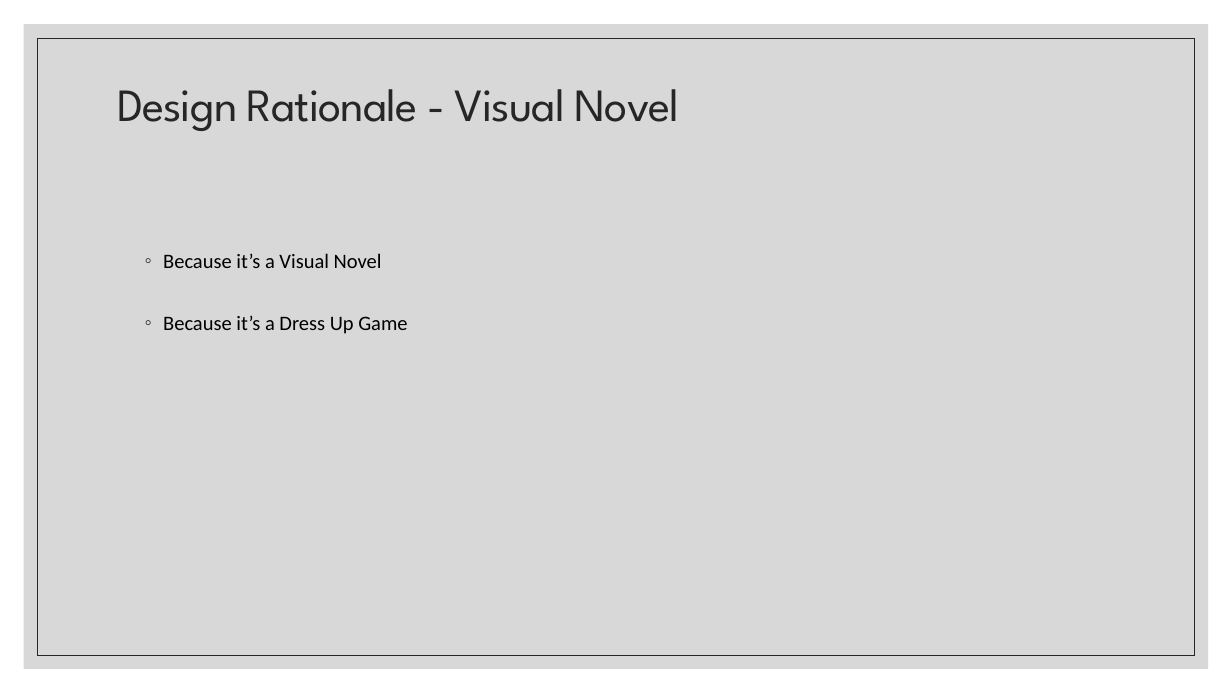
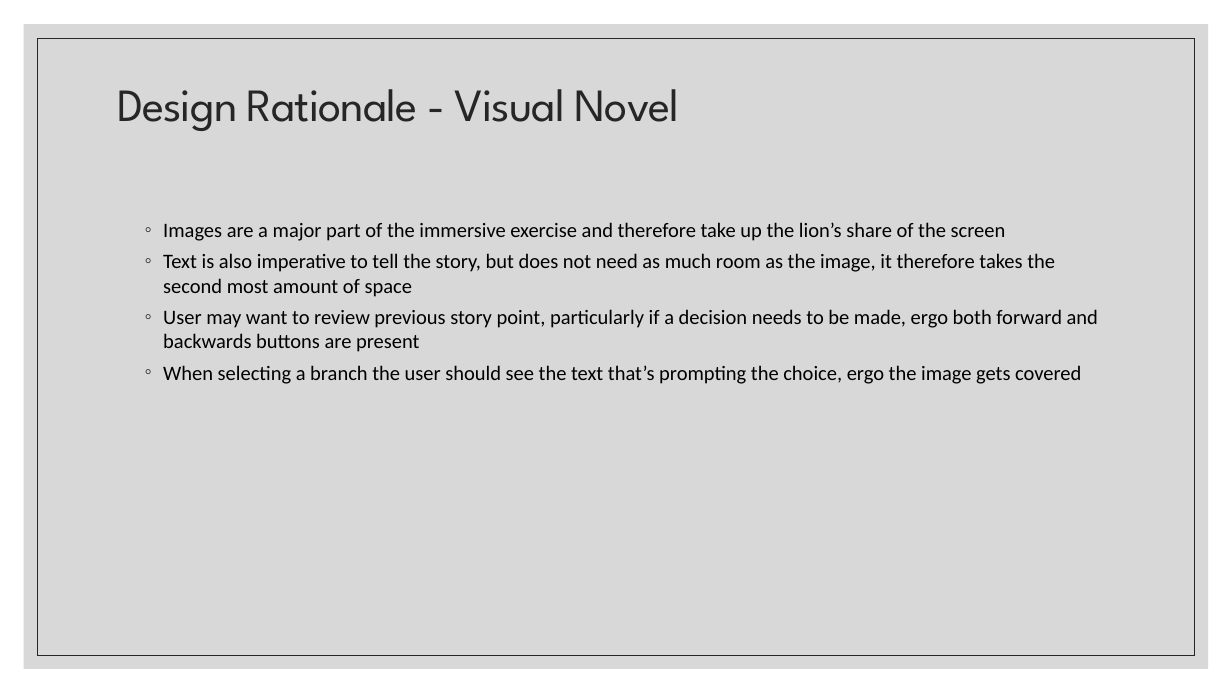
Before and after one commit to alexandraburress/488GroupProject, a slide deck: slide 8 of SchoolReport/Mobile Wizard Dress-Up Game.pptx. Drawn at 1232x693 pixels with LibreOffice and Linux fonts; fonts in the diff are those of the drawing. Boxes give left, top, right and bottom in pixels: in the first picture for what was removed or moved away, otherwise in the second. Text is boxed around its words. In the diff, an @@ line names an element or a change of style, - is before the commit and + after.

```diff
--- a/SchoolReport/Mobile Wizard Dress-Up Game.pptx
+++ b/SchoolReport/Mobile Wizard Dress-Up Game.pptx
@@ text at (x1=163, y1=222, x2=1098, y2=384): text changed @@
-  ◦ Because it’s a Visual Novel
-  ◦ Because it’s a Dress Up Game
+  ◦ Images are a major part of the immersive exercise and therefore take up the lion’s share of the screen
+  ◦ Text is also imperative to tell the story, but does not need as much room as the image, it therefore takes the second most amount of space
+  ◦ User may want to review previous story point, particularly if a decision needs to be made, ergo both forward and backwards buttons are present
+  ◦ When selecting a branch the user should see the text that’s prompting the choice, ergo the image gets covered
```
Also in this commit, not shown: 2 other slides changed.
